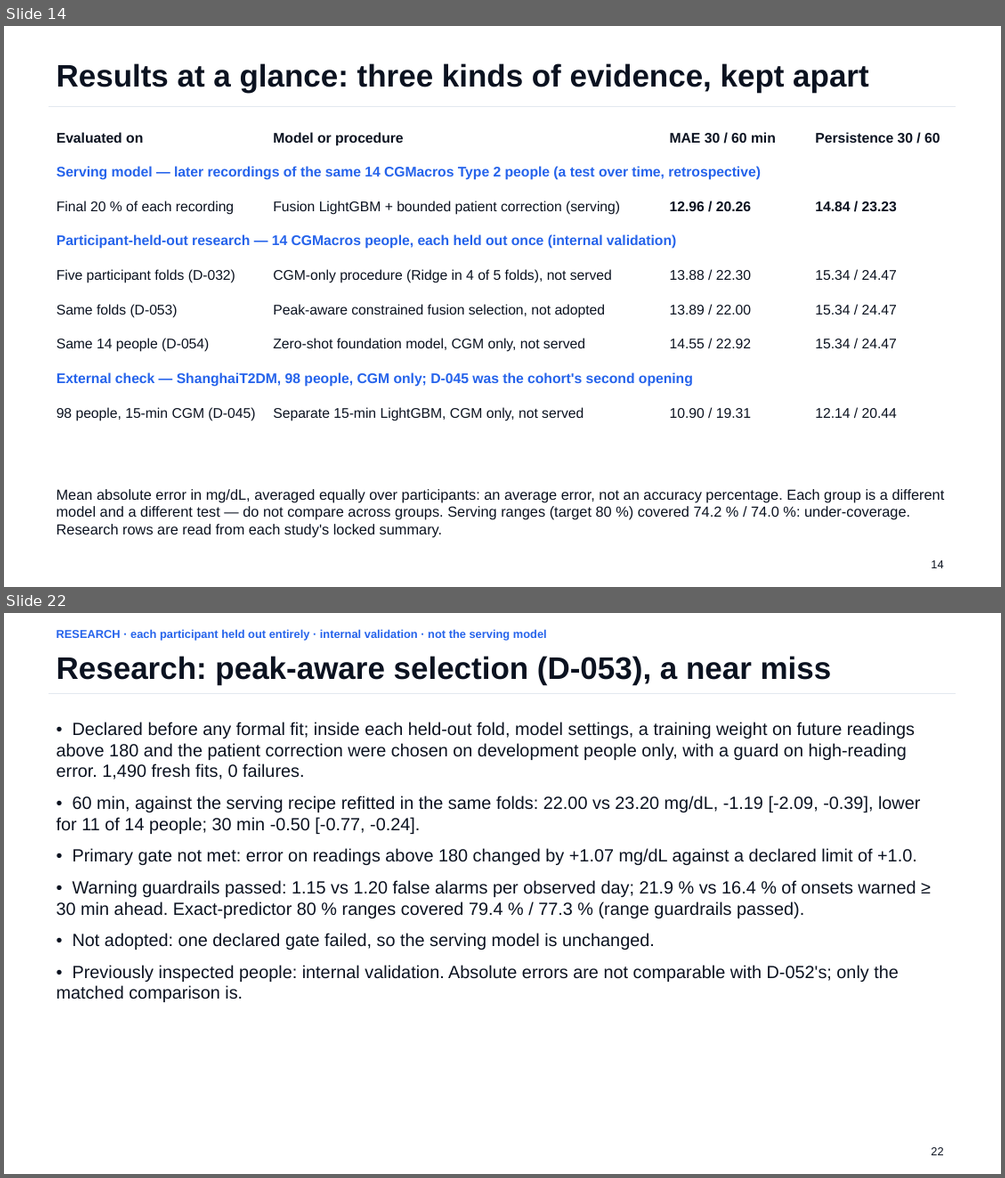
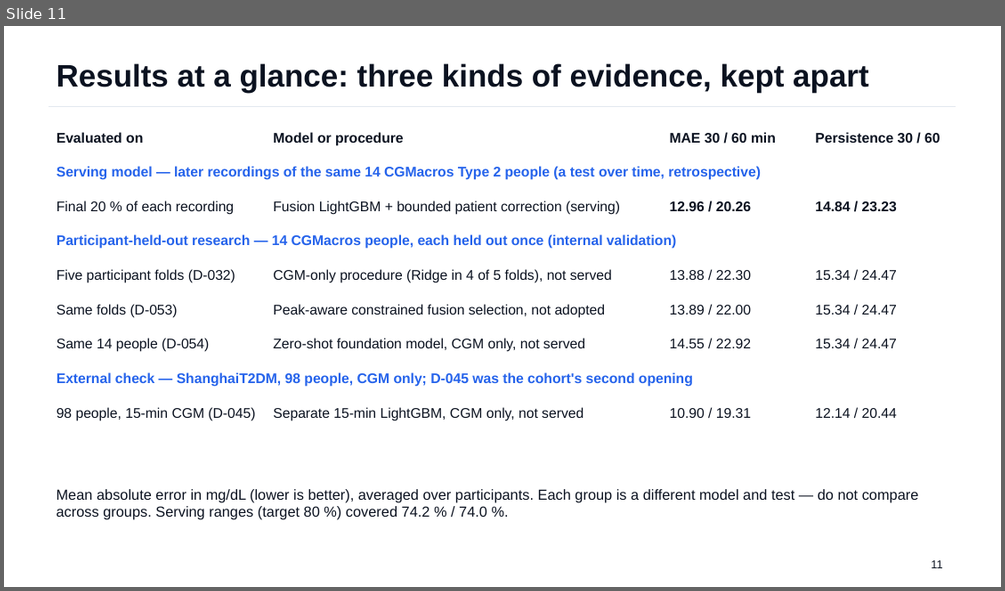
Before and after one commit to Avi36005/DigitalTwin-Challenge-Kryptonite, a slide deck: docs/submission/GlucoTwin_Presentation.pptx. Shown one above the other, each under a label of ours: slides 14 and 22 before the commit, slide 11 after it; the slides between them are not shown. The pictures are 1005x1178 and 1005x591 pixels, drawn with LibreOffice and Linux fonts; fonts in the diff are those of the drawing. Boxes give left, top, right and bottom in pixels: in the first picture for what was removed or moved away, otherwise in the second. Text is boxed around its words. In the diff, an @@ line names an element or a change of style, - is before the commit and + after.

```diff
--- a/docs/submission/GlucoTwin_Presentation.pptx
+++ b/docs/submission/GlucoTwin_Presentation.pptx
@@ slide 22 removed at [4, 613, 1001, 1174], background #FFFFFF @@
@@ text removed at [57, 629, 547, 641] @@
-RESEARCH · each participant held out entirely · internal validation · not the serving model
@@ text removed at [57, 656, 832, 685] @@
-Research: peak-aware selection (D-053), a near miss
@@ line removed from (48, 694) to (956, 694) @@
@@ text removed at [57, 722, 920, 1002] @@
-• Declared before any formal fit; inside each held-out fold, model settings, a training weight on future readings above 180 and the patient correction were chosen on development people only, with a guard on high-reading error. 1,490 fresh fits, 0 failures.
-• 60 min, against the serving recipe refitted in the same folds: 22.00 vs 23.20 mg/dL, -1.19 [-2.09, -0.39], lower for 11 of 14 people; 30 min -0.50 [-0.77, -0.24].
-• Primary gate not met: error on readings above 180 changed by +1.07 mg/dL against a declared limit of +1.0.
-• Warning guardrails passed: 1.15 vs 1.20 false alarms per observed day; 21.9 % vs 16.4 % of onsets warned ≥ 30 min ahead. Exact-predictor 80 % ranges covered 79.4 % / 77.3 % (range guardrails passed).
-• Not adopted: one declared gate failed, so the serving model is unchanged.
-• Previously inspected people: internal validation. Absolute errors are not comparable with D-052's; only the matched comparison is.
@@ text removed at [930, 1147, 943, 1155] @@
-22
@@ what was slide 14 is now slide 11 @@
@@ slide 11 changed as well @@
@@ text at [57, 489, 919, 520]: text changed @@
-Mean absolute error in mg/dL, averaged equally over participants: an average error, not an accuracy percentage. Each group is a different model and a different test — do not compare across groups. Serving ranges (target 80 %) covered 74.2 % / 74.0 %: under-coverage. Research rows are read from each study's locked summary.
+Mean absolute error in mg/dL (lower is better), averaged over participants. Each group is a different model and test — do not compare across groups. Serving ranges (target 80 %) covered 74.2 % / 74.0 %.
@@ text at [930, 560, 942, 568]: text changed @@
-14
+11
```
Also in this commit, not shown: 8 other slides changed, 12 other slides removed, 39 other files.
